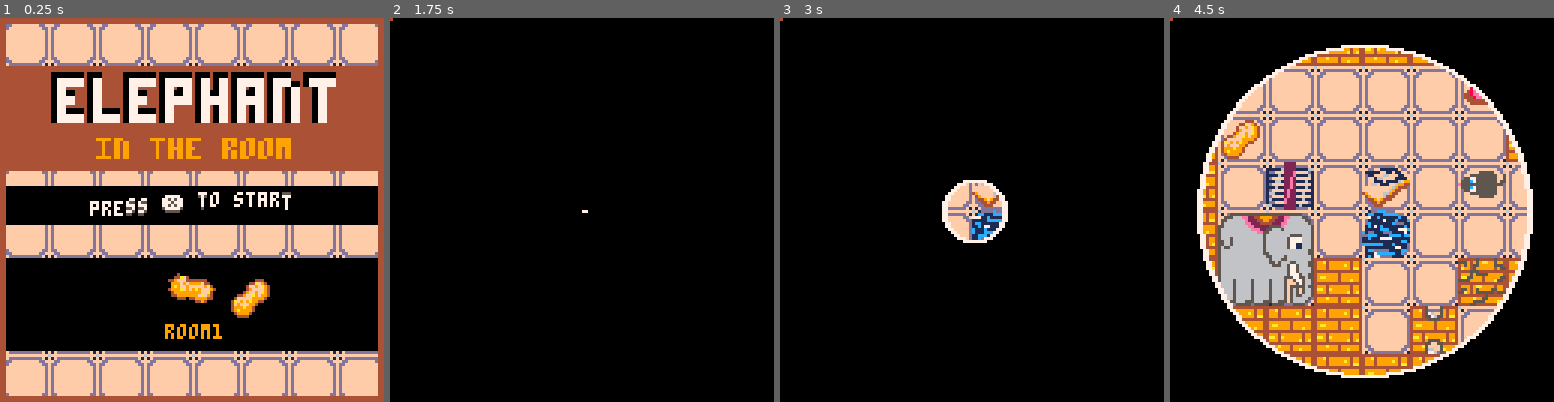
Above: before the commit, frames 1-4 (left to right).
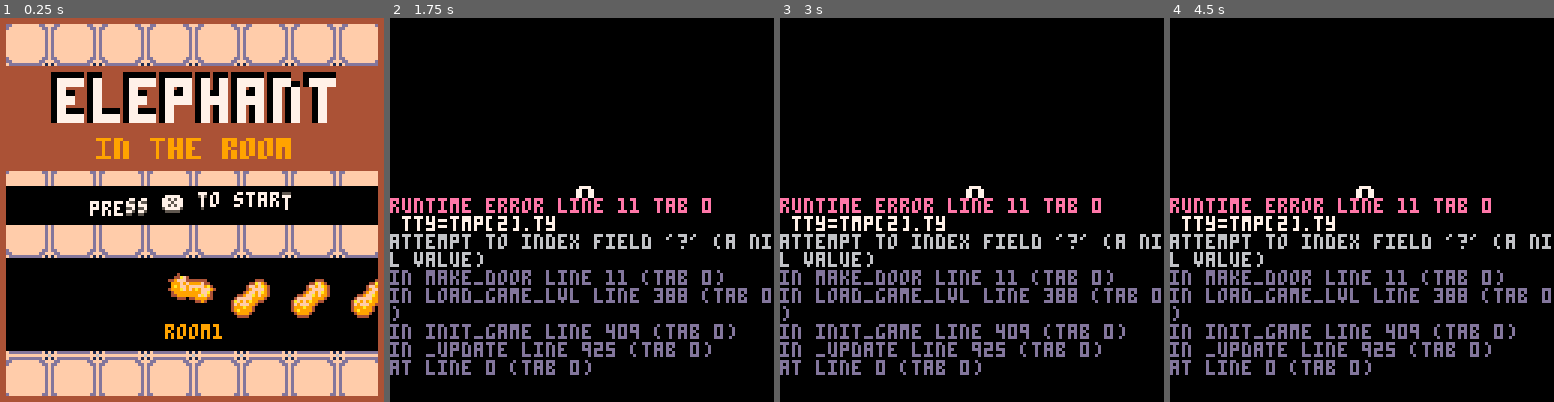
Above: after the commit, the same moments.

Repository: ekaktusz/elephant
Game: PICO-8 cartridge elephant.p8
Two runs of this game, one before a commit and one after it. Both use one fixed random seed, a clock stepped at 60 frames per second and the inputs below.
Inputs:
- Up to frame 1 (0.25 s): no input
- Up to frame 2 (1.75 s): tap X (X key) at 0.33, 1.07 s; tap O (Z key) at 0.7, 1.7 s; hold Right from 1.6 s (still down)
- Up to frame 3 (3 s): tap X (X key) at 1.85, 2.97 s; release Right at 2.1 s; tap O (Z key) at 2.1, 2.5, 2.9 s; hold Up 2.15-2.42 s; hold Right from 2.47 s (still down)
- Up to frame 4 (4.5 s): release Right at 3.03 s; hold Left 3.08-3.58 s; tap O (Z key) at 3.3, 3.7, 4.1 s; hold Down 3.63-3.97 s; hold Right from 4.02 s (still down); tap X (X key) at 4.08 s

The runs differ from the first frame. In frame 1, 1.1% of the frame differs, in the area x 75-99%, y 67-79%; in frame 2, 10%; in frame 3, 12%; in frame 4, 62%, in the area x 0-100%, y 0-94%.
Error after the commit: runtime error line 11 tab 0; tty=tmp[2].ty; attempt to index field '?' (a nil value)

Commit message:
200iqmapsupport

Diff:
--- a/include/game_state.lua
+++ b/include/game_state.lua
@@ -30,7 +30,7 @@
 function init_game(lvl)
 	_update = update_game
 	_draw = draw_game
-	current_lvl=10
+	current_lvl=lvl
 	load_game_lvl(current_lvl)
 end
 
--- a/include/maps.lua
+++ b/include/maps.lua
@@ -1,5 +1,5 @@
 --map
-n_lvls=2 --number of levels
+n_lvls=28 --number of levels
 -- t = fal, b = torheto fal, c = csatornafedel, g = gomb, r = racs
 -- m = mogyi, e = elefant, a = ajto, h = egerlyuk,
 -- s = sajt, w = viz, f = egerfogo, p = player
@@ -16,21 +16,21 @@
 }
 
 function load_game_map(_lvl)
-	local _colsx=16*((_lvl-1)%8)
-	local _colsy=16*flr((_lvl-1)/8)
-	for i = _colsx, _colsx+14, 2 do
-		for j = _colsy, _colsy+14, 2 do
+	local _colsx=8*((_lvl-1)%16)
+	local _colsy=8*flr((_lvl-1)/16)
+	for i = _colsx, _colsx+7, 1 do
+		for j = _colsy, _colsy+7, 1 do
 			--log('a'..mget(i,j))
 			local _sprite_num = mget(i,j)
 			local _letter = get_letter_for_sprite_num(_sprite_num)
 			log(_letter)
-			lvl_tmplt[(j-_colsy)/2+1][(i-_colsx)/2+1]=_letter
+			lvl_tmplt[j-_colsy+1][i-_colsx+1]=_letter
 		end
 	end
 end
 
 function get_letter_for_sprite_num(_sprite_num)
-	if (_sprite_num == 142 or _sprite_num == 192 or _sprite_num==174 or _sprite_num==194) then
+	if (_sprite_num == 143 or _sprite_num == 208) then
 		return 'a'
 	elseif (_sprite_num == 64) then
 		return 'e'
